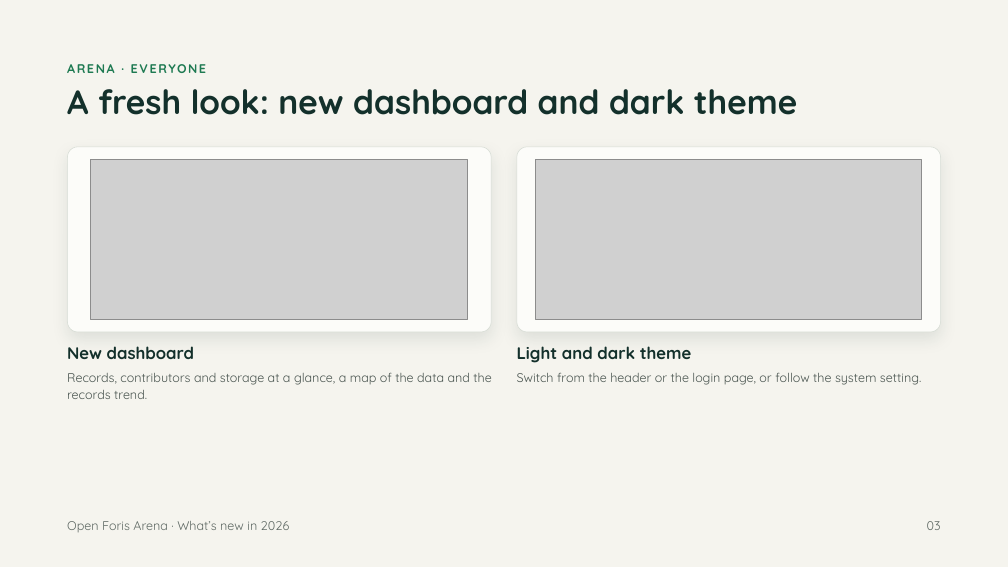
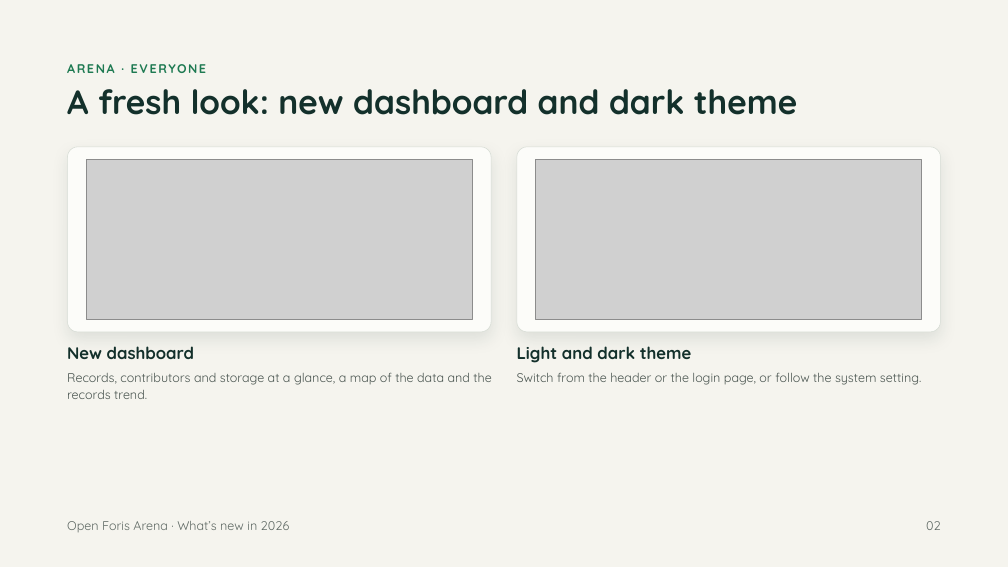
Before and after one commit to openforis/arena, a slide deck: slide 2 of docs/whats-new-2026/arena-whats-new-2026.pptx (slide 3 before the commit). Drawn at 1008x567 pixels with LibreOffice and Linux fonts; fonts in the diff are those of the drawing; grey boxes stand for pictures. Boxes give left, top, right and bottom in pixels: in the first picture for what was removed or moved away, otherwise in the second. Text is boxed around its words. In the diff, an @@ line names an element or a change of style, - is before the commit and + after.

```diff
--- a/docs/whats-new-2026/arena-whats-new-2026.pptx
+++ b/docs/whats-new-2026/arena-whats-new-2026.pptx
@@ picture: place and size @@
-picture at [91,160,468,319]
+picture at [86,160,473,319]
@@ text at [926,521,941,530]: text changed @@
-03
+02
```
Also in this commit, not shown: 7 other slides changed, 5 slides added, 8 slides removed, 5 other files.
